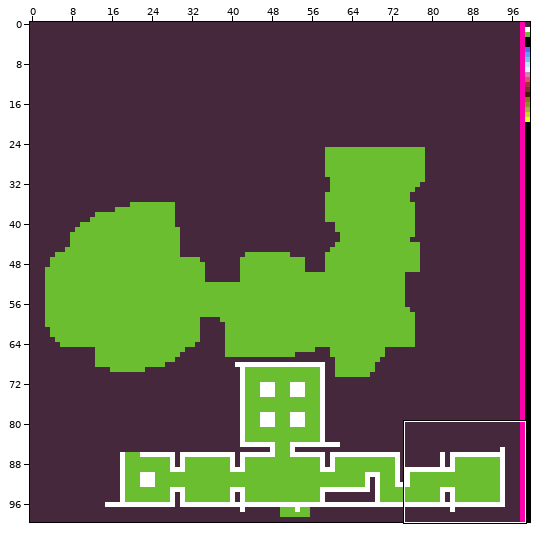
One commit to this sprite sheet: bin/data/bitmaps/dune_temple-elevation-01.png. Above, an overview of the earlier version with the close-up marked.
Close-up. First the earlier version:
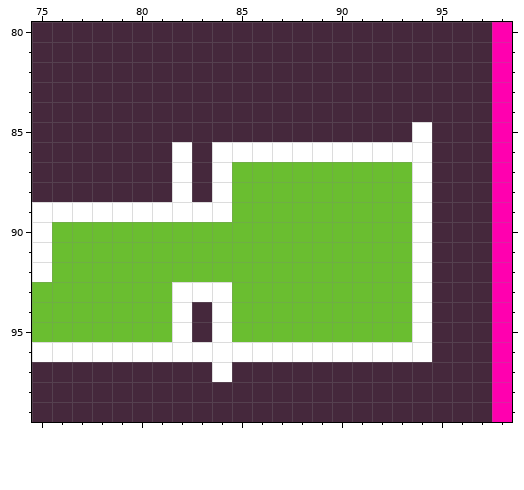
The file is 100x100 pixels. Shown: x 75..98, y 80..99. The commit also changed other parts of the picture, which this record leaves out.
After the commit:
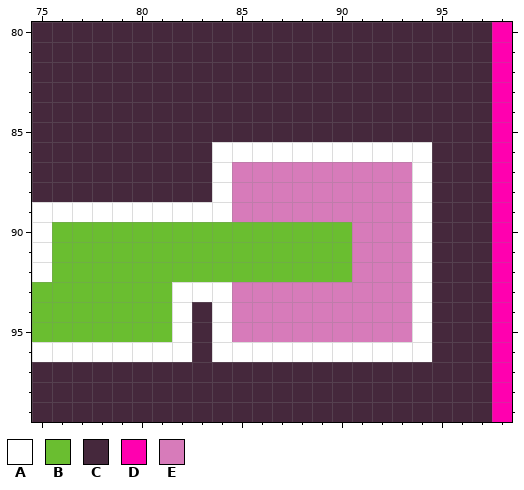
Palette (. is transparent): A #ffffff  B #6abe30  C #45283c  D #ff00af  E #d77bba
Difference:
Colour A becomes colour C in row 85 at x 94; in rows 86 to 88 at x 82; in row 96 at x 83; in row 97 at x 84.
Colour B becomes colour E in rows 87 to 89 at x 85 to 93; in rows 90 to 92 at x 91 to 93; in rows 93 to 95 at x 85 to 93.
Pixel boxes of the changes (left, top, right, bottom) in both close-ups:
changed: (172, 122, 432, 382)
